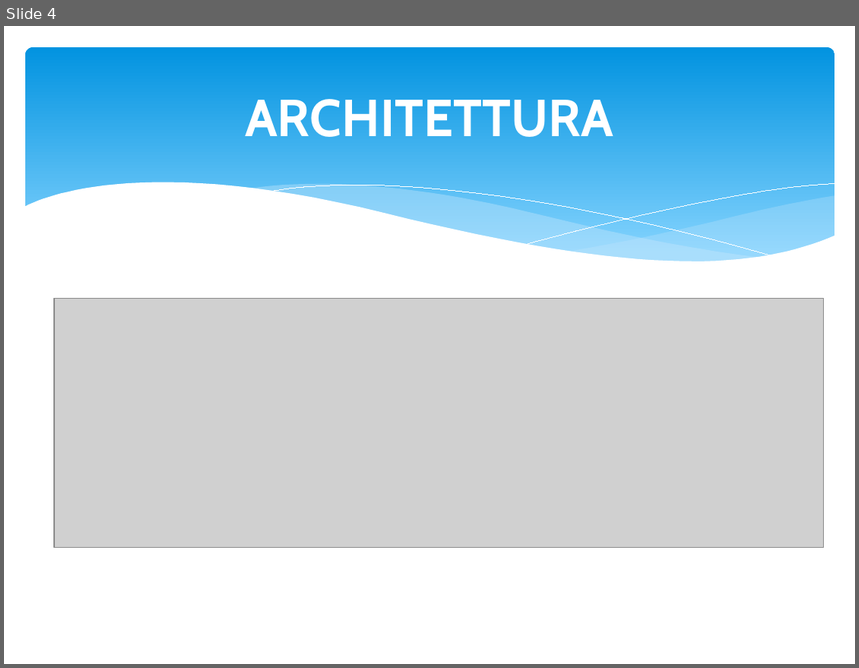
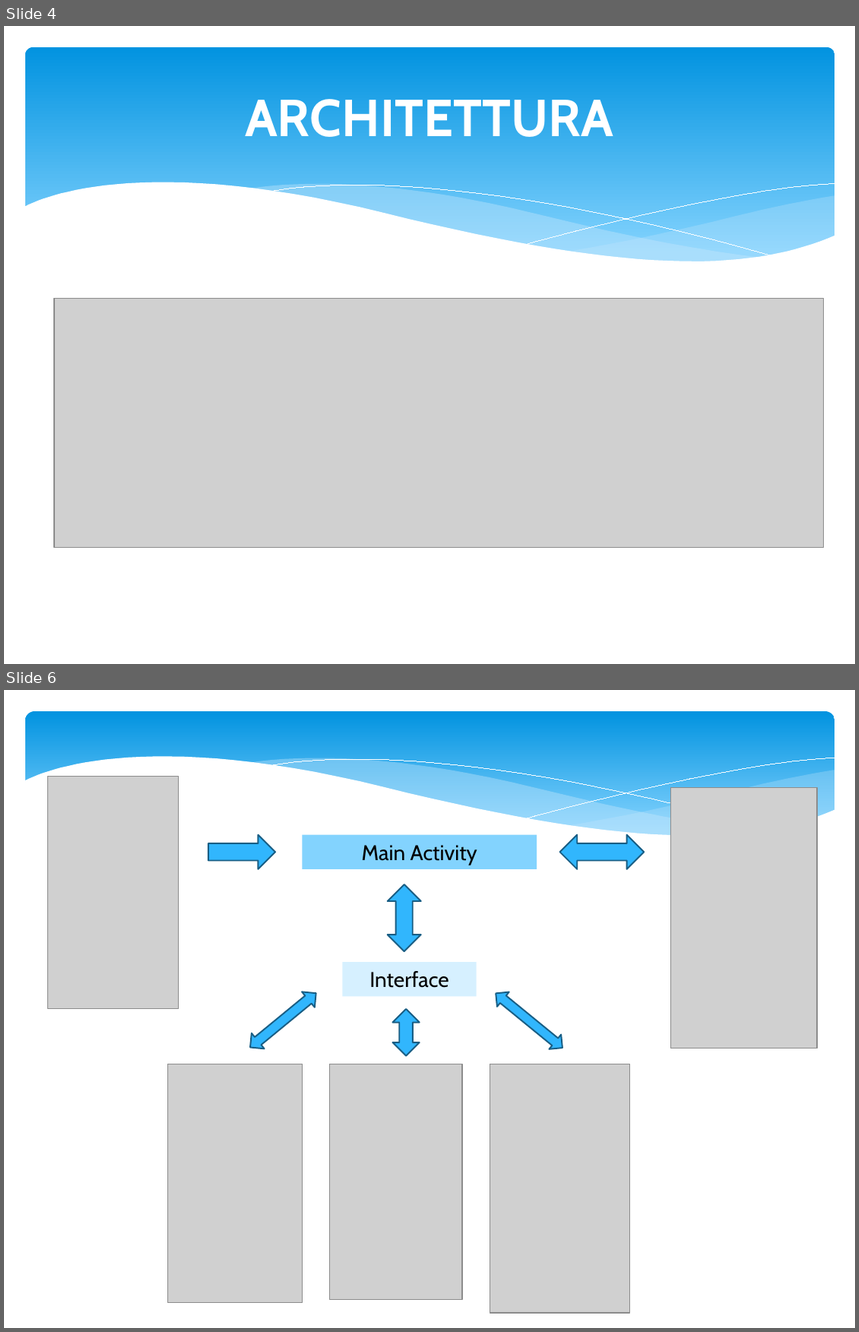
Before and after one commit to alesala95/progetto_domotica, a slide deck: SMARTFRIDGE.pptx. Shown one above the other, each under a label of ours: slide 4 before the commit, slides 4 and 6 after it; the slides between them are not shown. The pictures are 859x668 and 859x1332 pixels, drawn with LibreOffice and Linux fonts; fonts in the diff are those of the drawing; grey boxes stand for pictures. Boxes give left, top, right and bottom in pixels: in the first picture for what was removed or moved away, otherwise in the second. Text is boxed around its words. In the diff, an @@ line names an element or a change of style, - is before the commit and + after.

```diff
--- a/SMARTFRIDGE.pptx
+++ b/SMARTFRIDGE.pptx
@@ slide 6 added at <box>4,690,855,1328</box>, background #FFFFFF @@
@@ rounded rectangle added at <box>25,711,835,844</box>, fill gradient #0293E0 to #83D3FE @@
@@ group added at <box>24,756,835,880</box>: 5 freeform shapes @@
@@ picture added at <box>47,777,179,1009</box> @@
@@ picture added at <box>671,788,817,1049</box> @@
@@ right arrow added at <box>208,834,275,869</box>, fill #31B6FD, outline #195F84 1.25 pt @@
@@ rectangle added at <box>302,834,537,869</box>, fill #83D3FE, 18 pt, text #000000 @@
+Main Activity
@@ left right arrow added at <box>560,834,644,869</box>, fill #31B6FD, outline #195F84 1.25 pt @@
@@ up down arrow added at <box>388,885,421,952</box>, fill #31B6FD, outline #195F84 1.25 pt @@
@@ rectangle added at <box>343,962,477,996</box>, fill #D6F0FF, 18 pt, text #000000 @@
+Interface
@@ up down arrow added at <box>244,986,322,1055</box>, fill #31B6FD, outline #195F84 1.25 pt @@
@@ up down arrow added at <box>490,986,569,1055</box>, fill #31B6FD, outline #195F84 1.25 pt @@
@@ up down arrow added at <box>393,1009,420,1056</box>, fill #31B6FD, outline #195F84 1.25 pt @@
@@ picture added at <box>167,1064,302,1303</box> @@
@@ picture added at <box>330,1064,463,1300</box> @@
@@ picture added at <box>490,1064,630,1313</box> @@
```
Also in this commit, not shown: 1 slide changed, 1 other slide added.
